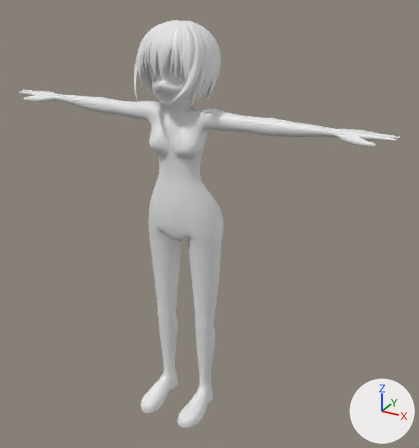
The Blender file untitled.blend, before and after one commit.
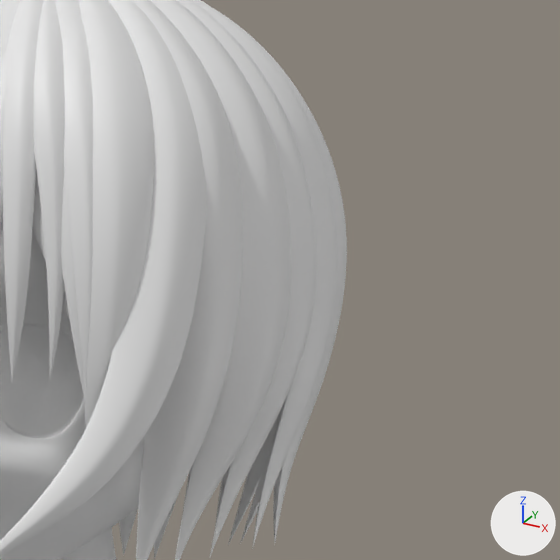
Old and new are each drawn whole from a 50 mm camera at (1.032, -1.643, 1.642) aimed at (0.087, 0.075, 0.783) and again close up on the part from 42% to 60% of the width and 6% to 23% of the height. Lighting does not change. The marker at lower right points along +X, +Y and +Z.

Objects in the first close-up: 'body', 'face', 'hair-back.001', 'hair-front.002', 'hair-side.001'.
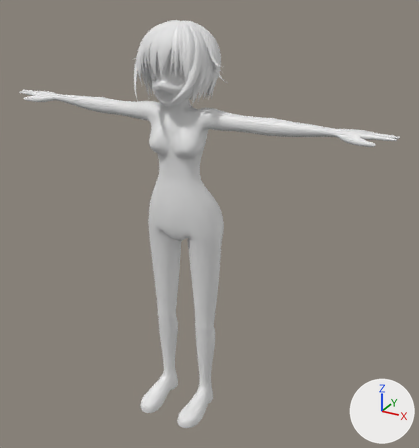
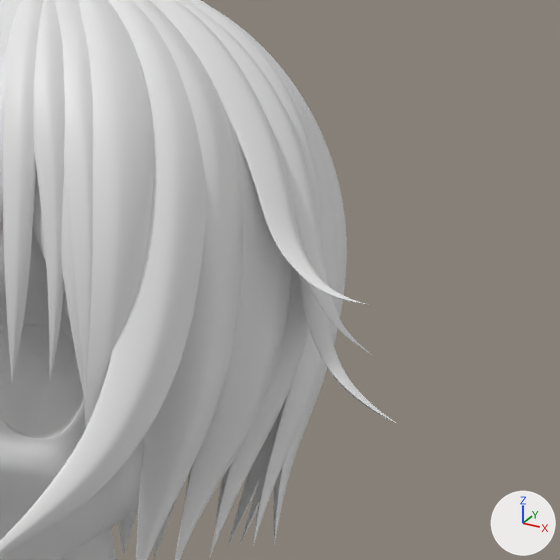
Location of each change, [x1, y1, x2, y2] in pixels of the close-ups (560 x 560 px):
'hair-side.002', added
    after: [160, 0, 398, 424]

Edits to the bpy script that builds the scene:
```text
Add cu_nurbspath_005:
    cu_nurbspath_005 = bpy.data.curves.new('NurbsPath.005', 'CURVE')
    cu_nurbspath_005.dimensions = '3D'
    _sp = cu_nurbspath_005.splines.new('NURBS'); _sp.points.add(7)
    _sp.points.foreach_set('co', [-0.00138, 0.0417, 1.489, 1.0, 0.0534, 0.0461, 1.491, 1.0, 0.114, 0.0468, 1.445, 1.0, 0.127, 0.0362, 1.393, 1.0, 0.138, 0.0274, 1.374, 1.0, 0.149, 0.0208, 1.362, 1.0, 0.158, 0.0173, 1.354, 1.0, 0.173, 0.0175, 1.346, 1.0])
    _sp.points.foreach_set('radius', [0.4, 0.702, 0.572, 0.452, 0.412, 0.212, 0.106, 0.0])
    _sp.order_u = 5
    _sp.order_v = 0
    _sp.use_endpoint_u = True
    _sp = cu_nurbspath_005.splines.new('NURBS'); _sp.points.add(7)
    _sp.points.foreach_set('co', [-0.004, 0.0397, 1.492, 1.0, 0.0545, 0.0361, 1.496, 1.0, 0.11, 0.029, 1.443, 1.0, 0.125, 0.017, 1.404, 1.0, 0.135, 0.0111, 1.387, 1.0, 0.147, 0.00618, 1.378, 1.0, 0.161, 0.00277, 1.371, 1.0, 0.177, 0.00484, 1.369, 1.0])
    _sp.points.foreach_set('radius', [0.19, 0.632, 0.542, 0.462, 0.343, 0.233, 0.116, 0.0])
    _sp.order_u = 5
    _sp.order_v = 0
    _sp.use_endpoint_u = True
    _sp = cu_nurbspath_005.splines.new('NURBS'); _sp.points.add(7)
    _sp.points.foreach_set('co', [-0.00224, 0.0443, 1.492, 1.0, 0.0552, 0.0574, 1.49, 1.0, 0.114, 0.0625, 1.444, 1.0, 0.121, 0.054, 1.389, 1.0, 0.127, 0.0437, 1.362, 1.0, 0.138, 0.034, 1.342, 1.0, 0.156, 0.0278, 1.325, 1.0, 0.18, 0.0296, 1.316, 1.0])
    _sp.points.foreach_set('radius', [0.19, 0.712, 0.602, 0.472, 0.432, 0.393, 0.196, 0.0])
    _sp.order_u = 5
    _sp.order_v = 0
    _sp.use_endpoint_u = True
    cu_nurbspath_005.use_path = True
    cu_nurbspath_005.use_path_clamp = True
    cu_nurbspath_005.bevel_mode = 'OBJECT'
    cu_nurbspath_005.fill_mode = 'FULL'
    cu_nurbspath_005.bevel_object = ob_hair_front_bevel_002
Add ob_hair_side_002:
    ob_hair_side_002 = bpy.data.objects.new('hair-side.002', cu_nurbspath_005)
    ob_hair_side_002.location = (0.0, 0.0, -0.0079)
    _m = ob_hair_side_002.modifiers.new('Mirror', 'MIRROR')
```
